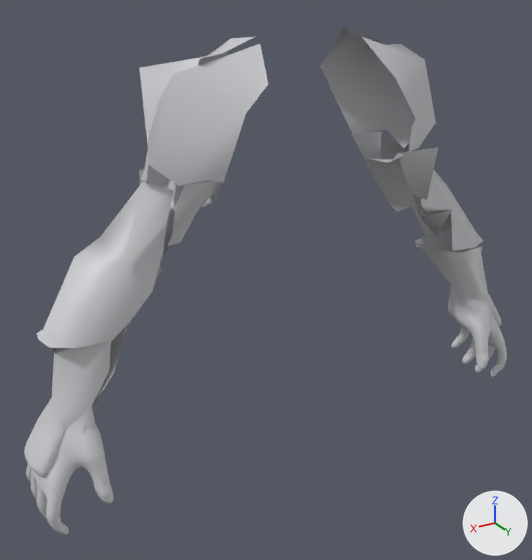
Two versions of the glTF model public/v2-art/operator-kael-arms.glb, one commit apart.
Rendered twice from a 50 mm lens placed at (0.577, 0.947, 1.668), pointed at (-0.042, -0.084, 1.153). The lights are fixed; the arrows at lower right show +X, +Y and +Z. The older version comes first. Vertices at exactly the same position are counted once.

Names of what the first picture shows: 'Kael_Source_Mesh'.
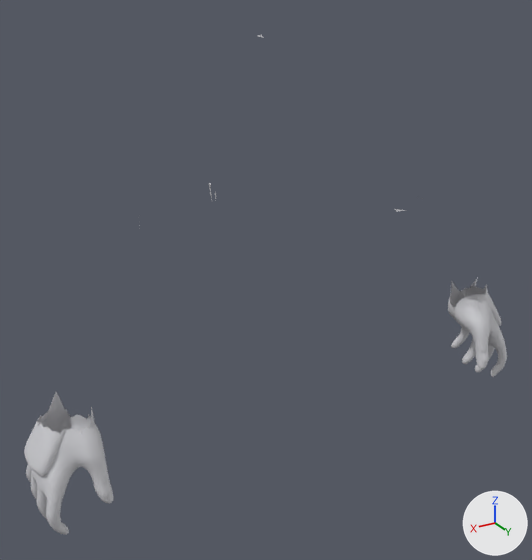
Pixel boxes (x1, y1, x2, y2) of what changed, in the pictures (532 x 560 px):
```json
{"object": "Kael_Source_Mesh", "change": "reshaped", "before": [24, 26, 507, 535], "after": [24, 35, 507, 535]}
{"part": 1, "of": "me_mesh_0", "change": "deleted", "before": [140, 26, 483, 251]}
{"part": 2, "of": "me_mesh_0", "change": "deleted", "before": [415, 232, 486, 307]}
{"part": 3, "of": "me_mesh_0", "change": "cut back", "before": [36, 169, 219, 435]}
{"part": 4, "of": "me_mesh_0", "change": "cut back", "before": [351, 131, 438, 211], "after": [395, 209, 407, 212]}
```

Edits to the scene script, one JSON object a line:
```json
{"block": "me_mesh_0", "where": "# used by ob_kael_source_mesh; location = (0.0, 0.0, 0.0)"}
{"op": "remove", "block": "me_mesh_0", "code": "me_mesh_0.from_pydata(...)  # 10416 vertices, 19996 faces; spans x -0.599..0.41, y -0.185..0.034, z 0.827..1.572"}
{"op": "add", "block": "me_mesh_0", "code": "me_mesh_0.from_pydata(...)  # 10246 vertices, 19720 faces; spans x -0.599..0.41, y -0.161..0.034, z 0.827..1.572"}
{"block": "me_mesh_0", "change": "me_mesh_0 part 1: 6 loose pieces with 88 vertices, spanning x -0.558..0.188, y -0.185..0.022, z 1.144..1.572, are deleted"}
{"block": "me_mesh_0", "change": "me_mesh_0 part 2"}
{"block": "me_mesh_0", "change": "12 vertices are removed from x -0.553..-0.396, y -0.132..-0.023, z 1.101..1.148"}
{"block": "me_mesh_0", "change": "49 faces are deleted"}
{"block": "me_mesh_0", "change": "me_mesh_0 part 3"}
{"block": "me_mesh_0", "change": "56 vertices are removed from x 0.071..0.365, y -0.161..-0.017, z 1.032..1.372"}
{"block": "me_mesh_0", "change": "128 faces are deleted"}
{"block": "me_mesh_0", "change": "2 vertices are added at (0.079, -0.037, 1.341), (0.076, -0.038, 1.328)"}
{"block": "me_mesh_0", "change": "1 new face joins them"}
{"block": "me_mesh_0", "change": "me_mesh_0 part 4"}
{"block": "me_mesh_0", "change": "20 vertices are removed from x -0.36..-0.259, y -0.168..0.008, z 1.237..1.371"}
{"block": "me_mesh_0", "change": "19 faces are deleted"}
{"block": "me_mesh_0", "change": "1 vertex is added at (-0.352, -0.075, 1.232)"}
{"block": "me_mesh_0", "change": "1 new face joins them"}
{"block": "me_mesh_0", "change": "other edits to the shape of me_mesh_0 do not show in these pictures"}
```
